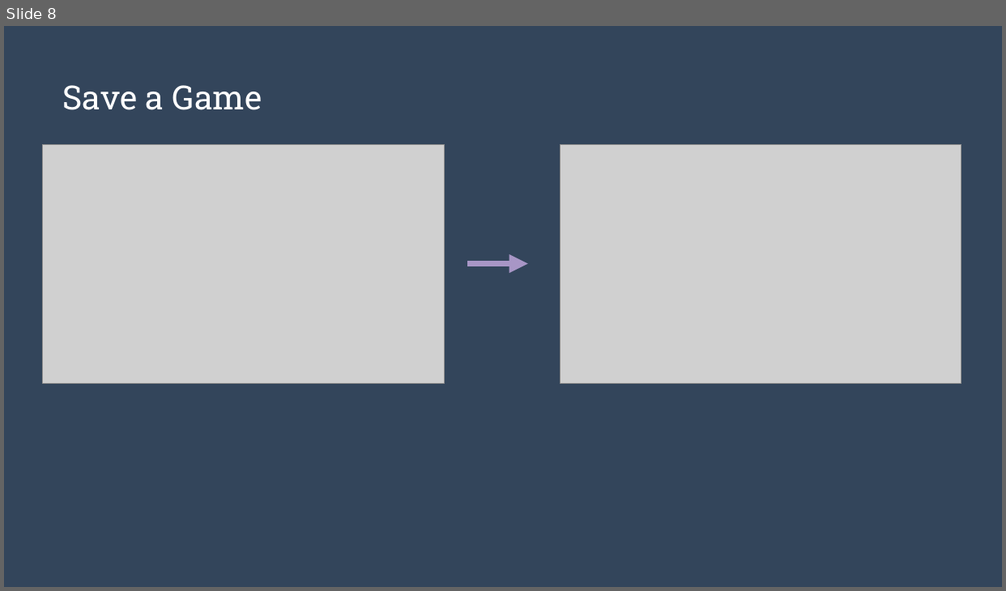
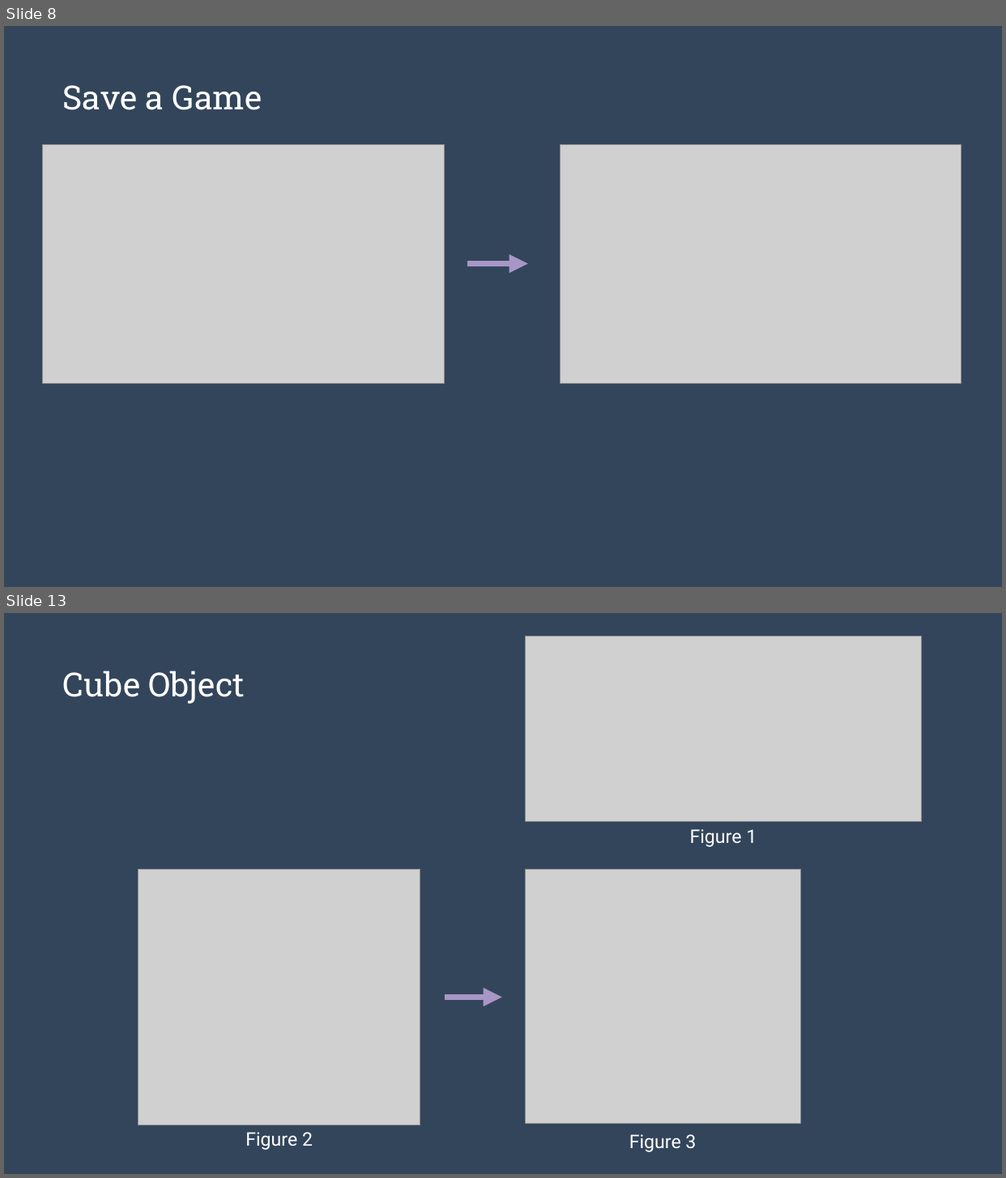
Before and after one commit to alexasummers/Serialization, a slide deck: Serialization/Lecture.pptx. Shown one above the other, each under a label of ours: slide 8 before the commit, slides 8 and 13 after it; the slides between them are not shown. The pictures are 1006x591 and 1006x1178 pixels, drawn with LibreOffice and Linux fonts; fonts in the diff are those of the drawing; grey boxes stand for pictures. Boxes give left, top, right and bottom in pixels: in the first picture for what was removed or moved away, otherwise in the second. Text is boxed around its words. In the diff, an @@ line names an element or a change of style, - is before the commit and + after.

```diff
--- a/Serialization/Lecture.pptx
+++ b/Serialization/Lecture.pptx
@@ slide 13 added at <box>4,613,1002,1174</box>, background #243141; not listed: 1 template element that a slide beside it also shows @@
@@ picture added at <box>525,636,922,821</box> @@
@@ title added at <box>63,671,245,704</box>, 32 pt, text #FFFFFF @@
+Cube Object
@@ text added at <box>690,829,756,847</box>, 18 pt, text #FFFFFF @@
+Figure 1
@@ picture added at <box>138,870,420,1126</box> @@
@@ picture added at <box>525,870,800,1124</box> @@
@@ arrow added from (445, 998) to (502, 998), #A896C6 6 pt @@
@@ text added at <box>245,1132,313,1150</box>, 18 pt, text #FFFFFF @@
+Figure 2
@@ text added at <box>629,1135,696,1152</box>, 18 pt, text #FFFFFF @@
+Figure 3
```
Also in this commit, not shown: 3 slides changed, 2 other slides added, 14 other files.
